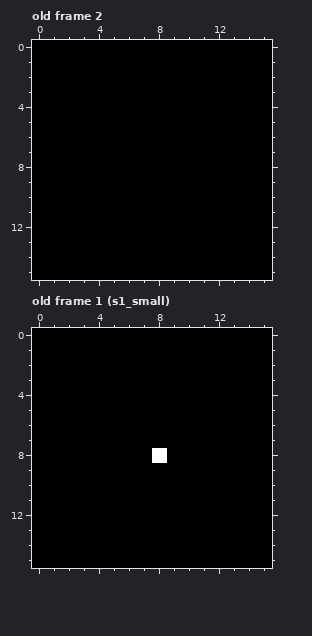
One commit to this pixel-art file: assets/bg/star.aseprite. This is how it looked before the edit.
16x16 pixels, 55 frames. Shown: old frame 2, old frame 1 (s1_small). The commit also changed other frames, which this record leaves out.
After:
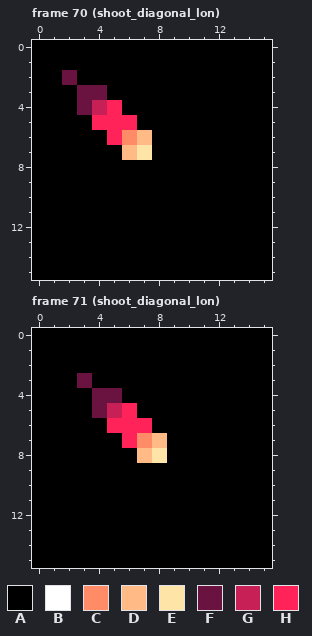
Palette (. is transparent): A #000000  B #ffffff  C #ff8c66  D #ffba86  E #ffe4a7  F #6b1340  G #c62057  H #ff235a
A new or re-ordered frame is compared with the old frame closest to it.
Diff:
frames 55 -> 78
Frame 70 (shoot_diagonal_lon) is new; against old frame 2, layer "Layer 1":
y 2: x 2 A -> F
y 3: x 3..4 AA -> FF
y 4: x 3..5 AAA -> FGH
y 5: x 4..6 AAA -> HHH
y 6: x 5..7 AAA -> HCD
y 7: x 6..7 AA -> DE
Frame 71 (shoot_diagonal_lon) is new; against old frame 1 (s1_small), layer "Layer 1":
y 3: x 3 A -> F
y 4: x 4..5 AA -> FF
y 5: x 4..6 AAA -> FGH
y 6: x 5..7 AAA -> HHH
y 7: x 6..8 AAA -> HCD
y 8: x 7..8 AB -> DE
Boxes around the changes in both pictures, in picture pixels (x1, y1, x2, y2):
changed: (62, 70, 152, 160)
changed: (77, 373, 167, 463)
